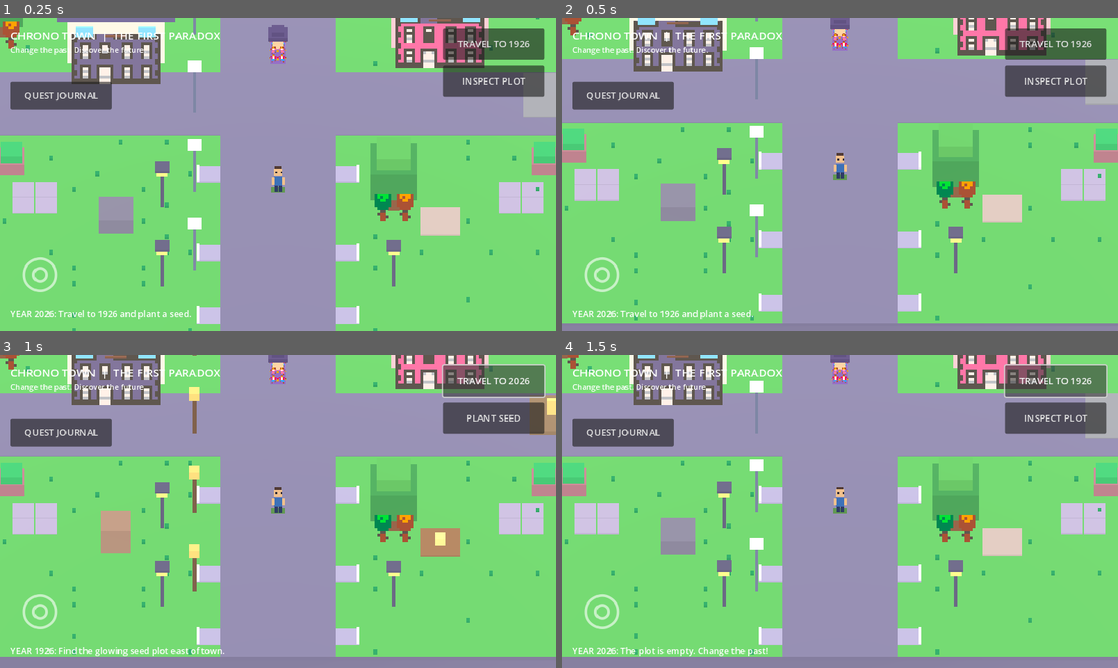
Above: before the commit, frames 1-4 (two rows, left to right).
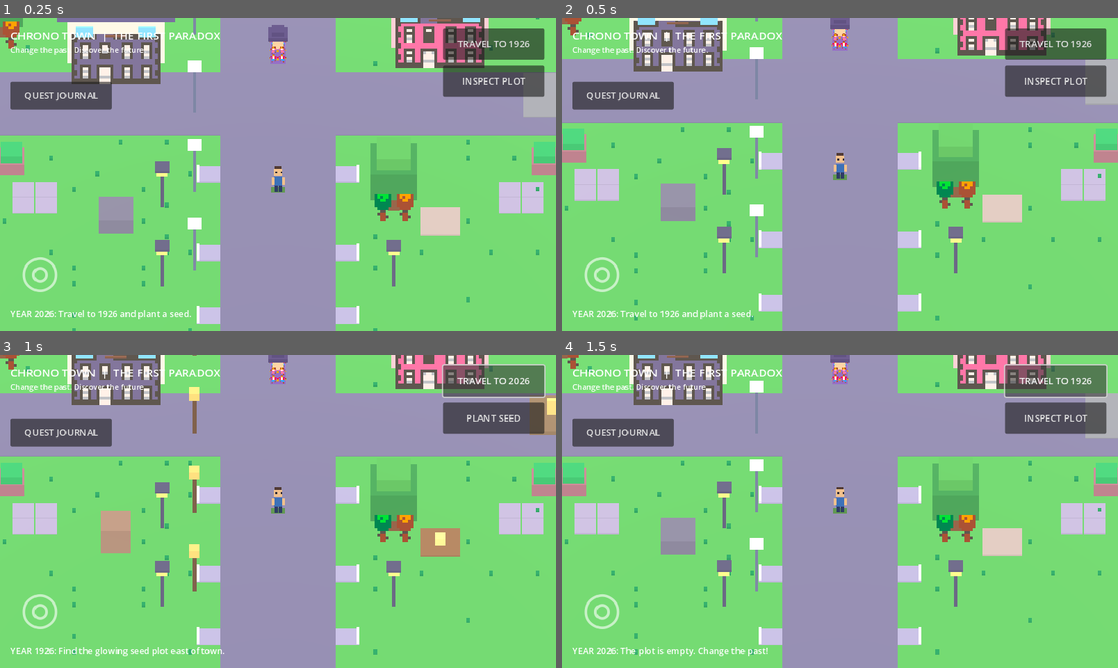
Above: after the commit, the same moments.

Repository: LifemaxRPG/Rpg--attempt
Game: Godot game, scene res://scenes/main.tscn
The game is run twice, just before and just after one commit, with the same random seed, the same clock (stepped at 60 frames per second) and the same inputs.
Inputs:
- Up to frame 1 (0.25 s): no input
- Up to frame 2 (0.5 s): no input
- Up to frame 3 (1 s): click "TRAVEL TO 1926" at 0.5 s
- Up to frame 4 (1.5 s): click "TRAVEL TO 2026" at 1.25 s

Frame 1 is identical in both runs. In frame 2, 1.9% of the frame differs, in the area x 0-100%, y 97-100%; in frame 3, 2.8%, in the area x 0-100%, y 96-100%; in frame 4, 2.8%.

Commit message:
Integrate procedural streaming terrain into Chrono Town and allow exploration beyond original borders

Diff:
--- a/scripts/world.gd
+++ b/scripts/world.gd
@@ -8,6 +8,7 @@
 const PIXEL_SCALE := 3
 const TILE_SIZE := 32
 
+var procedural_world: Node3D
 var player: Node3D
 var camera: Camera3D
 var hud: CanvasLayer
@@ -42,6 +43,9 @@
 	_load_progress()
 	rng.seed = 20261101
 	_build_world()
+	procedural_world = preload("res://scripts/procedural_world.gd").new()
+	procedural_world.name = "ProceduralWorld"
+	add_child(procedural_world)
 	_build_player()
 	_build_era_objects()
 	_build_era_visuals()
@@ -137,8 +141,6 @@
 		_cube(self, "PlanterLeaves", Vector3(x, 0.82, 3.5), Vector3(0.94, 0.48, 0.94), Color("#39ad62"))
 	for x in [-13, 13]:
 		_atlas_sprite(self, "KenneyTownDecoration", Rect2(160, 88, 16, 24), Vector3(x, 1.45, 8), 0.11)
-	for z in [-15, 15]:
-		_cube(self, "TownBoundary", Vector3(0, 0.3, z), Vector3(35, 0.6, 0.2), Color("#68627d"))
 
 func _build_house(at: Vector3, wall: Color, roof: Color) -> void:
 	var house := Node3D.new()
@@ -250,6 +252,7 @@
 	in_past = not in_past
 	_refresh_timeline()
 	_refresh_era_visuals()
+	procedural_world.set_era(in_past)
 	_update_journal()
 	if message_label != null:
 		if in_past:
@@ -507,6 +510,7 @@
 		sprite.position.y = 0.72 + abs(sin(elapsed * 12.0)) * 0.045
 	else:
 		(player.get_node("CharacterSprite") as Sprite3D).position.y = 0.72
+	procedural_world.update_streaming(player.position)
 	var target := player.position + Vector3(0, 12, 13)
 	camera.position = camera.position.lerp(target, min(1.0, delta * 6.0))
 
@@ -519,7 +523,7 @@
 		player.position.z = candidate.z
 
 func _can_stand(point: Vector3) -> bool:
-	if abs(point.x) > WORLD_HALF or abs(point.z) > WORLD_HALF:
+	if abs(point.x) > 100000.0 or abs(point.z) > 100000.0:
 		return false
 	for obstacle in obstacles:
 		var expanded := obstacle.grow(PLAYER_RADIUS)
